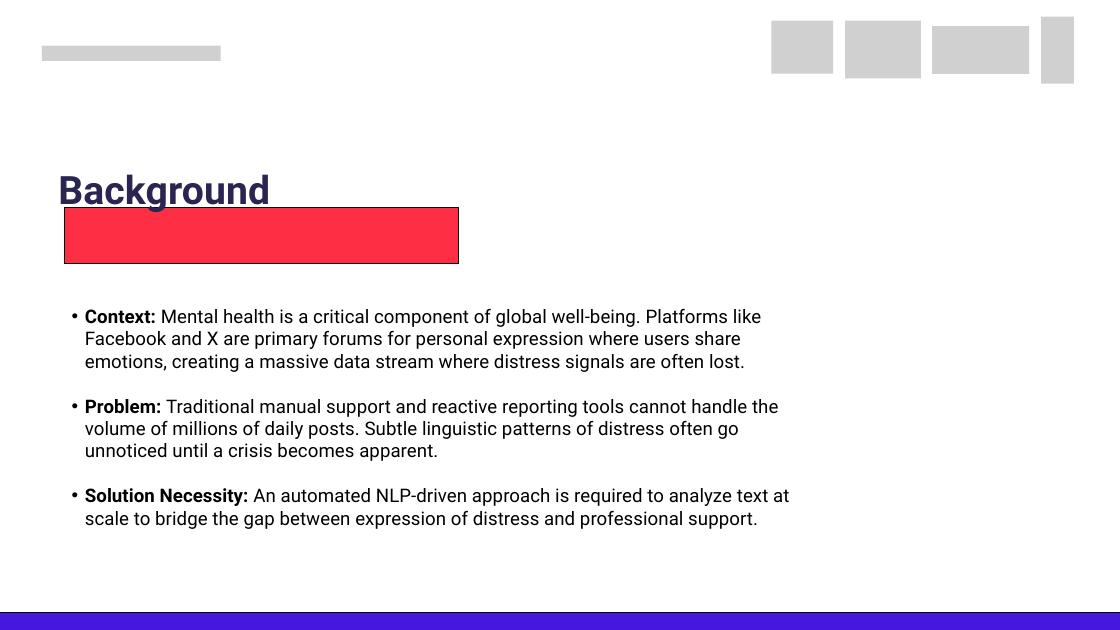
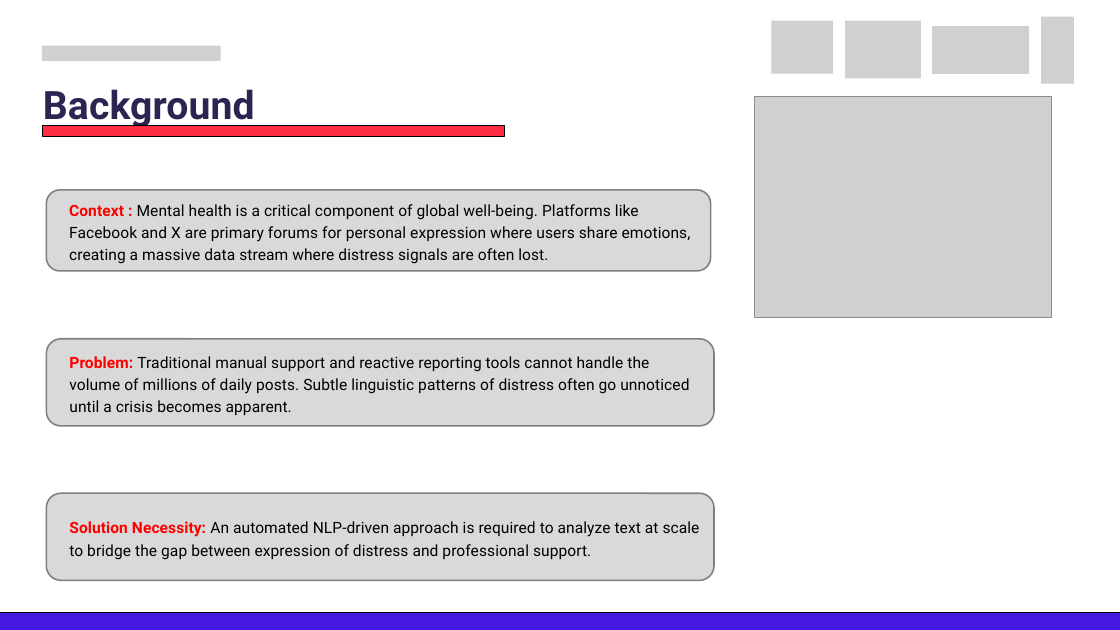
Before and after one commit to edasaruhan/FTL_Myanmar_Gr12, a slide deck: slide 3 of Final Presentation/Frontier_Tech_Leaders_ Programme_Capstone_Group12.pptx.pptx. Drawn at 1120x630 pixels with LibreOffice and Linux fonts; fonts in the diff are those of the drawing; grey boxes stand for pictures. Boxes give left, top, right and bottom in pixels: in the first picture for what was removed or moved away, otherwise in the second. Text is boxed around its words. In the diff, an @@ line names an element or a change of style, - is before the commit and + after.

```diff
--- a/Final Presentation/Frontier_Tech_Leaders_ Programme_Capstone_Group12.pptx.pptx
+++ b/Final Presentation/Frontier_Tech_Leaders_ Programme_Capstone_Group12.pptx.pptx
@@ text "Background": place and size @@
-text "Background" at [58, 174, 270, 214]
+text "Background" at [43, 89, 255, 129]
@@ picture added at [754, 96, 1051, 317] @@
@@ freeform shape: place and size @@
-freeform shape at [64, 207, 459, 264]
+freeform shape at [43, 125, 504, 136]
@@ rounded rectangle added at [46, 190, 711, 271], fill #D9D9D9, outline #808080 2 pt, 20 pt, text #000000 @@
+  Context : Mental health is a critical component of global well-being. Platforms like Facebook and X are primary forums for personal expression where users share emotions, creating a massive data stream where distress signals are often lost.
@@ text removed at [85, 309, 789, 529] @@
-  • Context: Mental health is a critical component of global well-being. Platforms like Facebook and X are primary forums for personal expression where users share emotions, creating a massive data stream where distress signals are often lost.
-  • Problem: Traditional manual support and reactive reporting tools cannot handle the volume of millions of daily posts. Subtle linguistic patterns of distress often go unnoticed until a crisis becomes apparent.
-  • Solution Necessity: An automated NLP-driven approach is required to analyze text at scale to bridge the gap between expression of distress and professional support.
@@ rounded rectangle added at [46, 339, 714, 426], fill #D9D9D9, outline #808080 2 pt, 20 pt, text #000000 @@
+  Problem: Traditional manual support and reactive reporting tools cannot handle the volume of millions of daily posts. Subtle linguistic patterns of distress often go unnoticed until a crisis becomes apparent.
@@ rounded rectangle added at [46, 493, 714, 581], fill #D9D9D9, outline #808080 2 pt, 20 pt, text #000000 @@
+  Solution Necessity: An automated NLP-driven approach is required to analyze text at scale to bridge the gap between expression of distress and professional support.
```
Also in this commit, not shown: 17 other slides changed, 1 other file.
